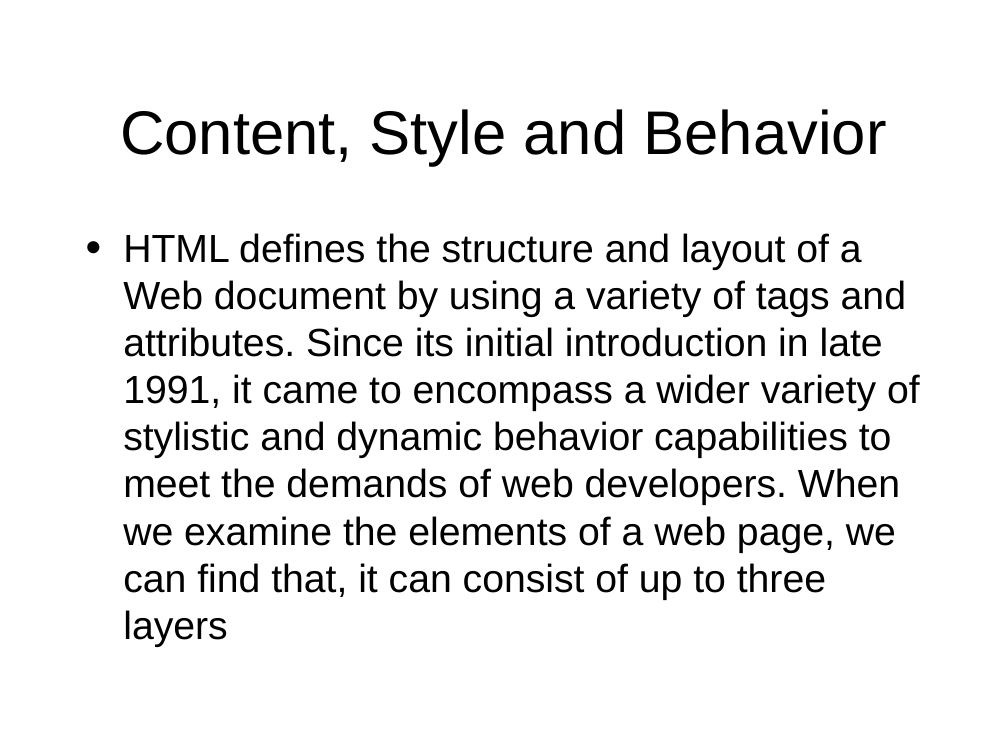
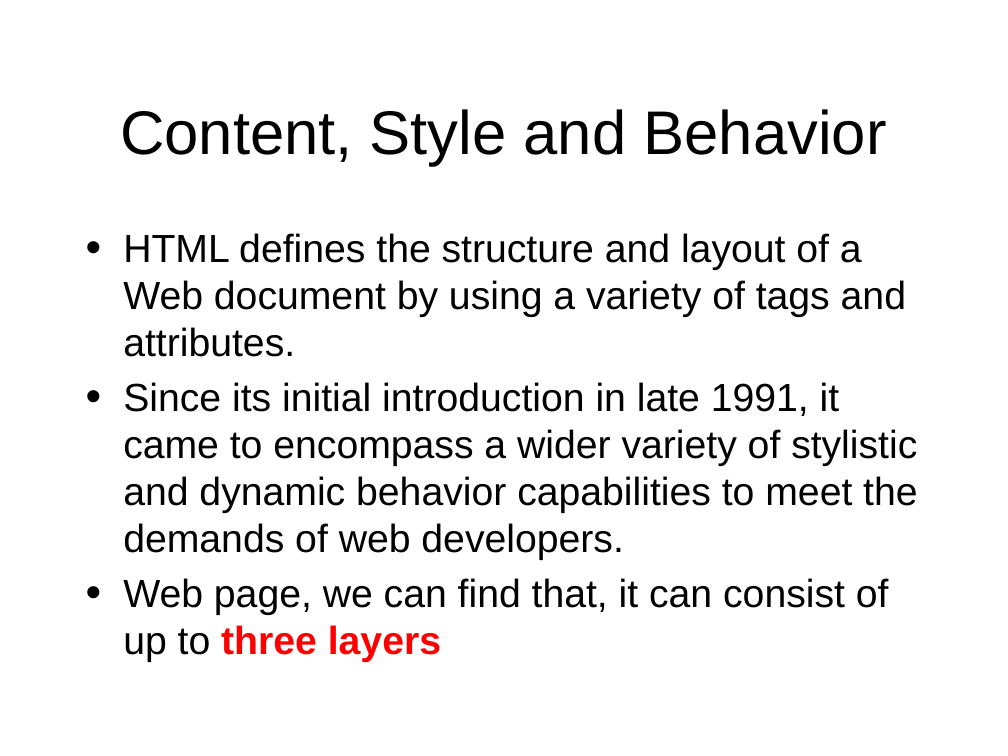
Before and after one commit to octaviordz/zjnu2017.github.io, a slide deck: slide 8 of WAD/lectures/080--Dynamic.vs.Static.Websites.pptx (slide 3 before the commit). Drawn at 1008x756 pixels with LibreOffice and Linux fonts; fonts in the diff are those of the drawing. Boxes give left, top, right and bottom in pixels: in the first picture for what was removed or moved away, otherwise in the second. Text is boxed around its words. In the diff, an @@ line names an element or a change of style, - is before the commit and + after.

```diff
--- a/WAD/lectures/080--Dynamic.vs.Static.Websites.pptx
+++ b/WAD/lectures/080--Dynamic.vs.Static.Websites.pptx
@@ text at <box>123,233,917,662</box>: text changed @@
-• HTML defines the structure and layout of a Web document by using a variety of tags and attributes. Since its initial introduction in late 1991, it came to encompass a wider variety of stylistic and dynamic behavior capabilities to meet the demands of web developers. When we examine the elements of a web page, we can find that, it can consist of up to three layers
+• HTML defines the structure and layout of a Web document by using a variety of tags and attributes.
+• Since its initial introduction in late 1991, it came to encompass a wider variety of stylistic and dynamic behavior capabilities to meet the demands of web developers.
+• Web page, we can find that, it can consist of up to three layers
```
Also in this commit, not shown: 4 other slides changed, 6 slides added.
